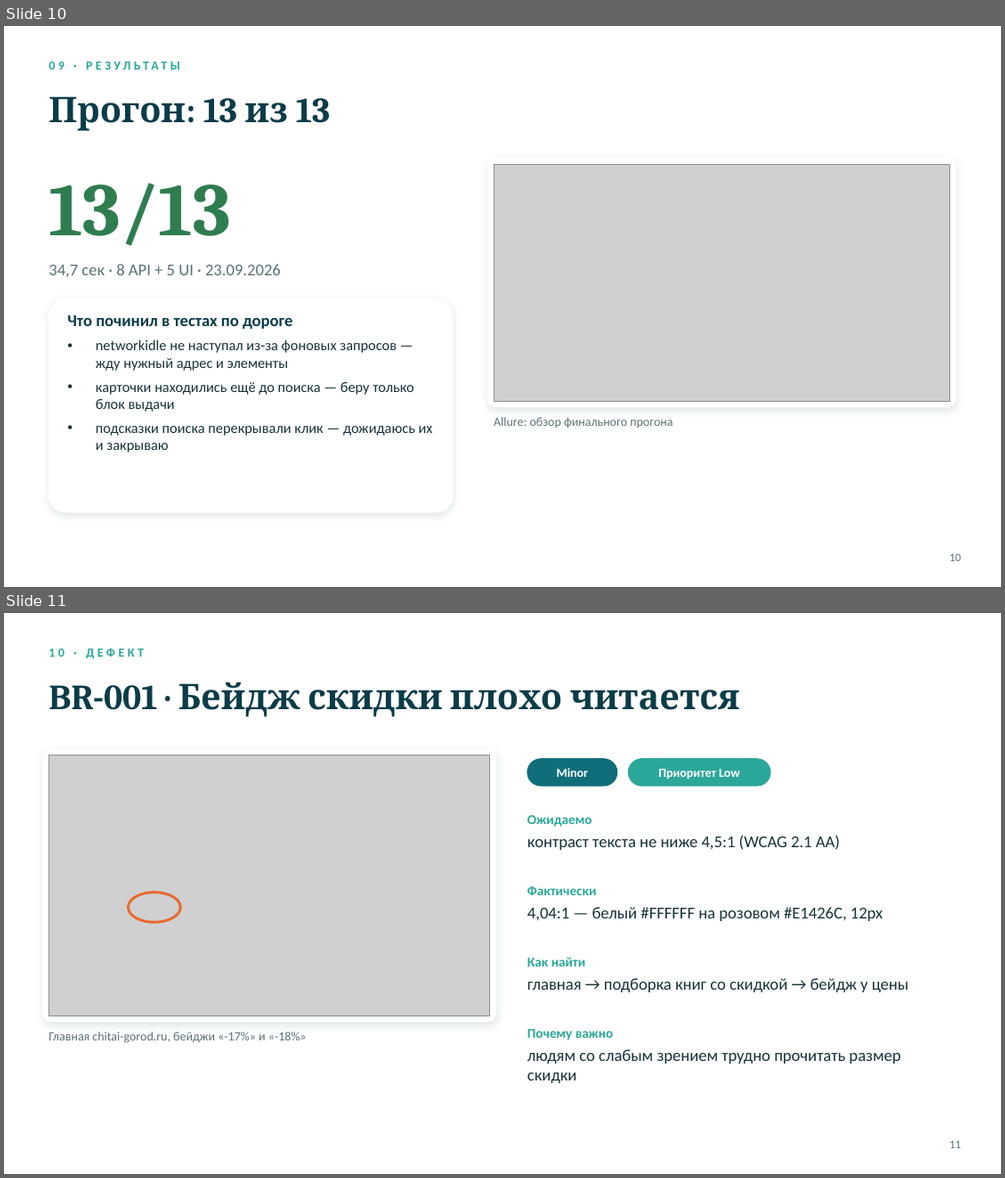
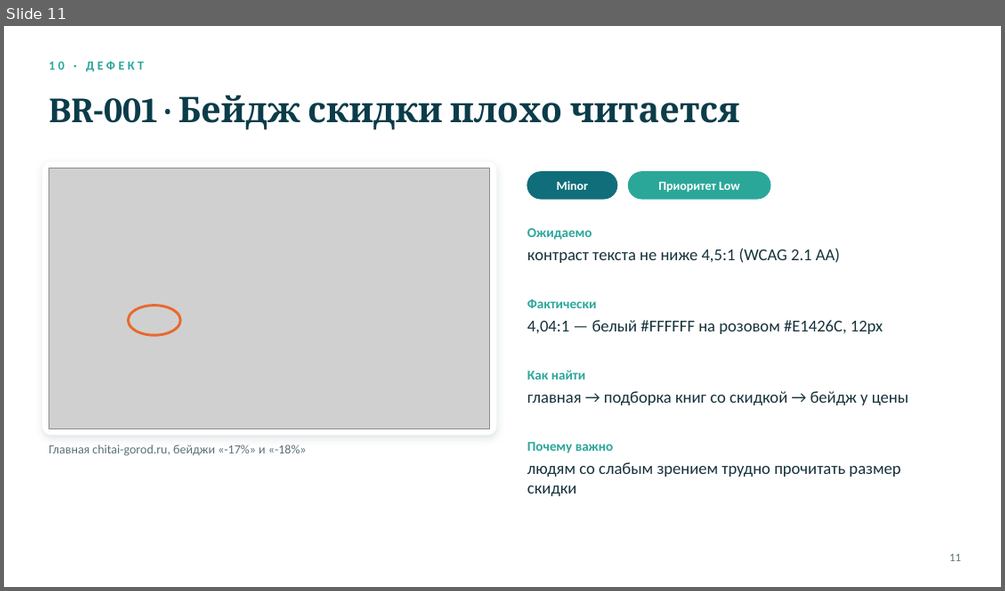
Before and after one commit to Gera-lang405/skypro-diploma-automation, a slide deck: diploma_presentation.pptx. Shown one above the other, each under a label of ours: slides 10 and 11 before the commit, slide 11 after it. The pictures are 1005x1178 and 1005x591 pixels, drawn with LibreOffice and Linux fonts; fonts in the diff are those of the drawing; grey boxes stand for pictures; background and template pictures are left out. Boxes give left, top, right and bottom in pixels: in the first picture for what was removed or moved away, otherwise in the second. Text is boxed around its words. In the diff, an @@ line names an element or a change of style, - is before the commit and + after.

```diff
--- a/diploma_presentation.pptx
+++ b/diploma_presentation.pptx
@@ slide 10 removed at <box>4,26,1001,587</box>, background picture (left out) @@
@@ text removed at <box>48,52,722,79</box> @@
-09 · РЕЗУЛЬТАТЫ
@@ text removed at <box>48,96,330,131</box> @@
-Прогон: 13 из 13
@@ rounded rectangle removed at <box>488,159,956,407</box> @@
@@ text removed at <box>48,183,231,246</box> @@
-13/13
@@ picture removed at <box>494,164,950,401</box> @@
@@ text removed at <box>48,264,281,277</box> @@
-34,7 сек · 8 API + 5 UI · 23.09.2026
@@ rounded rectangle removed at <box>48,299,453,512</box> @@
@@ text removed at <box>67,315,433,452</box> @@
-Что починил в тестах по дороге
-• networkidle не наступал из-за фоновых запросов — жду нужный адрес и элементы
-• карточки находились ещё до поиска — беру только блок выдачи
-• подсказки поиска перекрывали клик — дожидаюсь их и закрываю
@@ text removed at <box>494,417,672,428</box> @@
-Allure: обзор финального прогона
@@ text removed at <box>949,553,961,561</box> @@
-10
```
Also in this commit, not shown: 6 slides changed, 4 slides added, 2 other slides removed, 4 other files.
